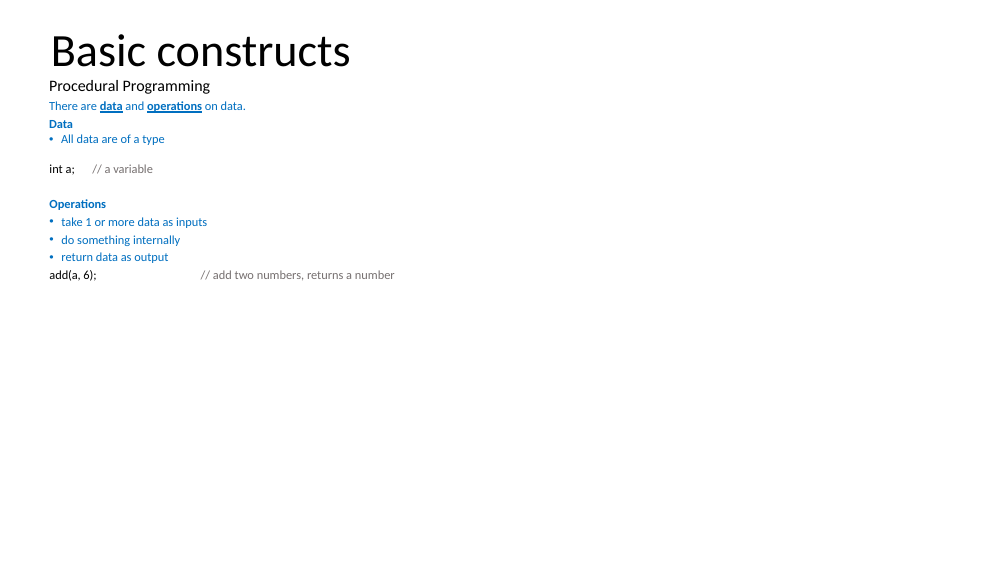
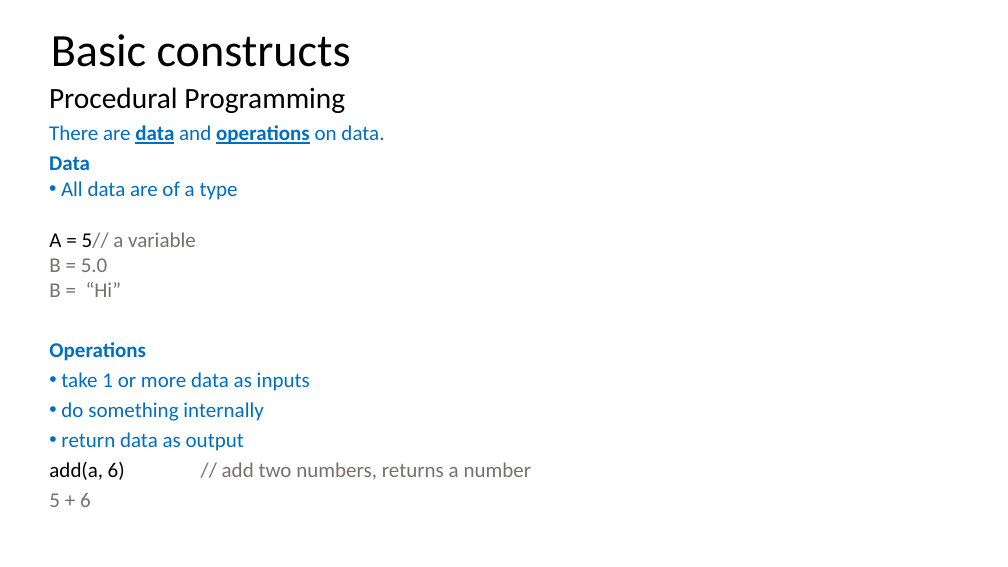
Before and after one commit to Drshelden/DP2, a slide deck: slide 4 of Classes/Week 03 - OOP & Rhino.Common/Class 03 - Objects and Rhino Common.pptx. Drawn at 1008x567 pixels with LibreOffice and Linux fonts; fonts in the diff are those of the drawing. Boxes give left, top, right and bottom in pixels: in the first picture for what was removed or moved away, otherwise in the second. Text is boxed around its words. In the diff, an @@ line names an element or a change of style, - is before the commit and + after.

```diff
--- a/Classes/Week 03 - OOP & Rhino.Common/Class 03 - Objects and Rhino Common.pptx
+++ b/Classes/Week 03 - OOP & Rhino.Common/Class 03 - Objects and Rhino Common.pptx
@@ text at (x1=49, y1=87, x2=384, y2=451): size 15.2 to 28 pt in "Procedural Programming"; size 11.8 to 20 pt in "There are data and operations on data.", "Data", "All data are of a type", "Operations" and 3 more places @@
@@ text at (x1=49, y1=232, x2=196, y2=297): text changed; size 11.8 to 20 pt @@
-int a; // a variable
+A = 5 // a variable
+B = 5.0
+B = “Hi”
@@ text at (x1=49, y1=462, x2=532, y2=507): text changed; size 11.8 to 20 pt @@
-add(a, 6); // add two numbers, returns a number
+add(a, 6) // add two numbers, returns a number
+5 + 6
```
Also in this commit, not shown: 1 other slide changed, 1 slide added, 7 other files.
